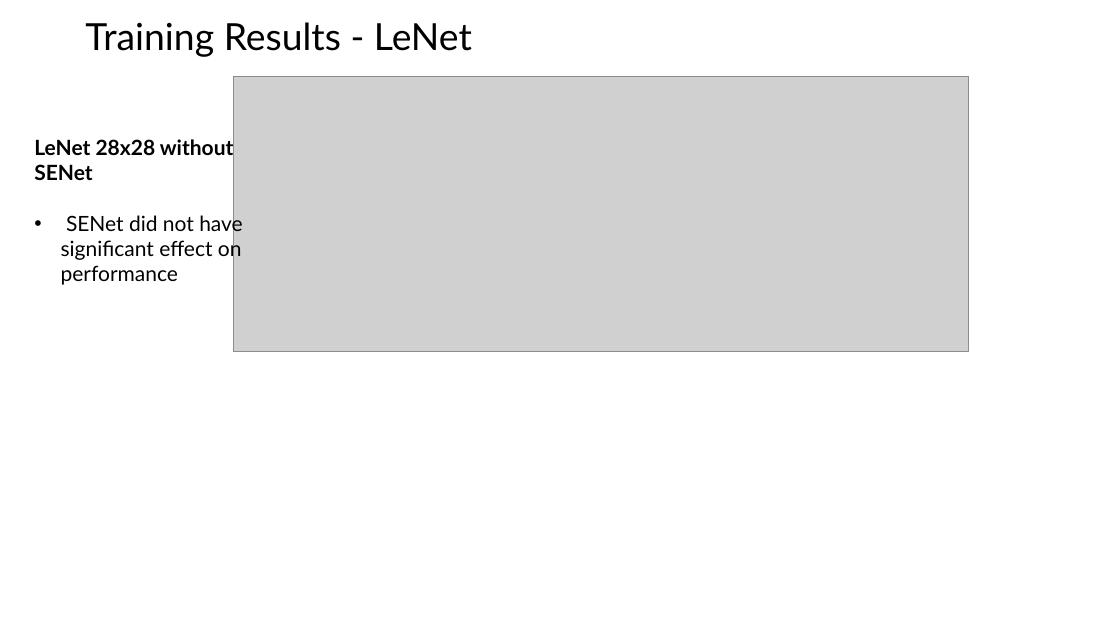
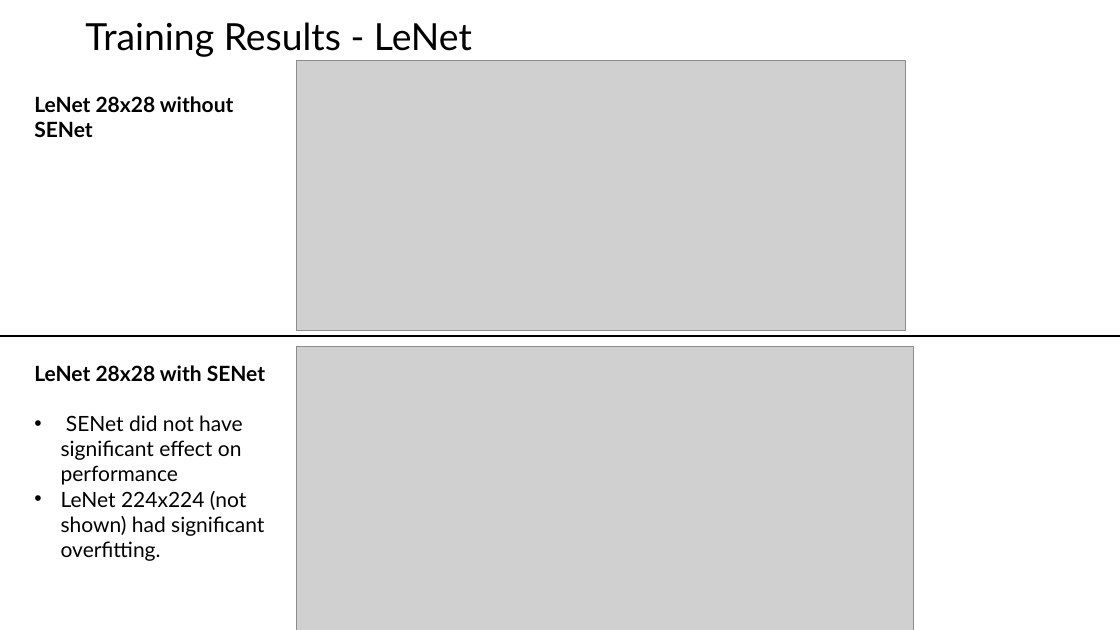
Before and after one commit to DsMouChao/DSCPproject, a slide deck: slide 8 of presentation.pptx. Drawn at 1120x630 pixels with LibreOffice and Linux fonts; fonts in the diff are those of the drawing; grey boxes stand for pictures. Boxes give left, top, right and bottom in pixels: in the first picture for what was removed or moved away, otherwise in the second. Text is boxed around its words. In the diff, an @@ line names an element or a change of style, - is before the commit and + after.

Commit message:
Update presentation

```diff
--- a/presentation.pptx
+++ b/presentation.pptx
@@ text "LeNet 28x28 without SENet": place and size @@
-text "LeNet 28x28 without SENet" at [34, 137, 243, 285]
+text "LeNet 28x28 without SENet" at [34, 96, 234, 137]
@@ picture added at [297, 60, 907, 331] @@
@@ text at [61, 213, 243, 285]: paragraph removed @@
-• SENet did not have significant effect on performance
@@ line added from (0, 336) to (1120, 336), #000000 1.5 pt @@
@@ picture: place and size @@
-picture at [234, 76, 969, 351]
+picture at [297, 346, 914, 630]
@@ text added at [34, 365, 265, 561], 18 pt, text #000000 @@
+LeNet 28x28 with SENet
+• SENet did not have significant effect on performance
+• LeNet 224x224 (not shown) had significant overfitting.
```
Also in this commit, not shown: 1 other slide changed, 1 slide removed.
